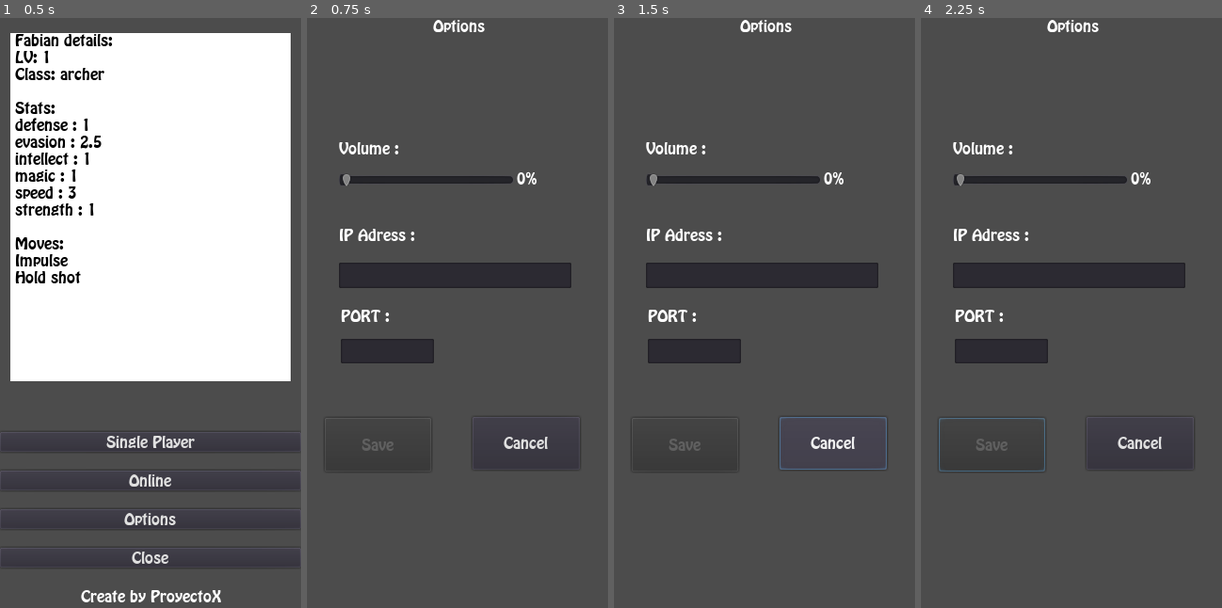
Above: before the commit, frames 1-4 (left to right).
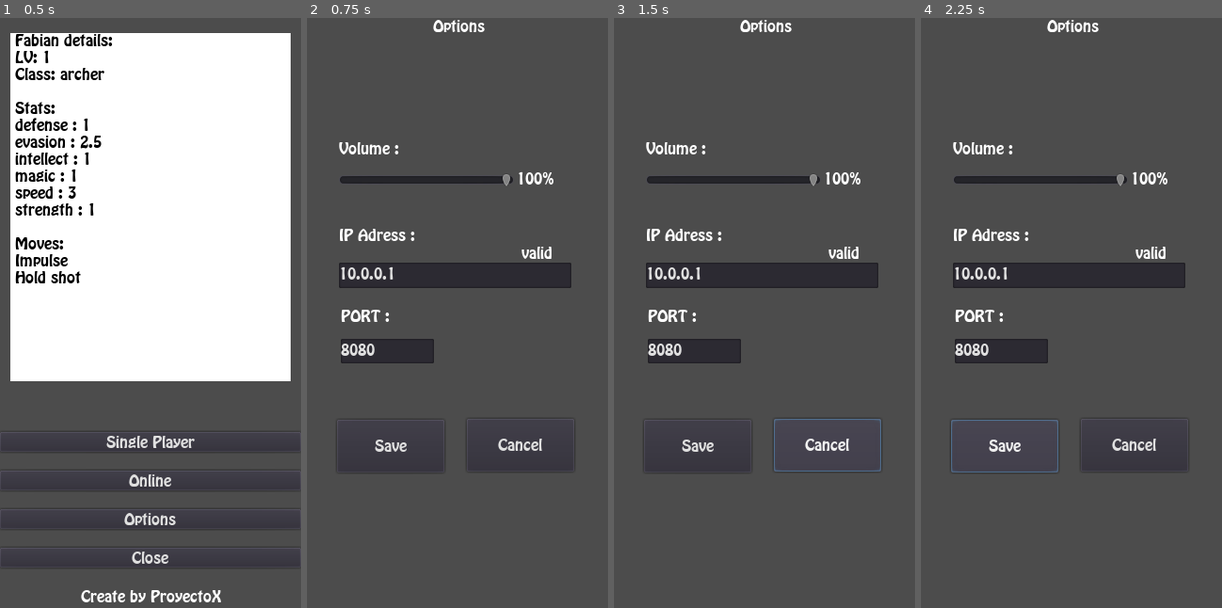
Above: after the commit, the same moments.

Repository: fresnohernandez99/socket-game
Game: Godot game, scene res://scenes/gui/MainMenu.tscn
The game is run twice, just before and just after one commit, with the same random seed, the same clock (stepped at 60 frames per second) and the same inputs.
Inputs (mouse positions are in pixels of both pictures, inside the frame that each line leads up to):
- Up to frame 1 (0.5 s): no input
- Up to frame 2 (0.75 s): click "Options" at 0.5 s
- Up to frame 3 (1.5 s): click "Cancel" at 1.25 s
- Up to frame 4 (2.25 s): click (1005, 448) at 2 s, where only the run after the commit has a clickable "Save"

Frame 1 is identical in both runs. In frame 2, 1.3% of the frame differs, in the area x 10-89%, y 25-74%; in frame 3, 1.7%, in the area x 10-91%, y 25-77%; in frame 4, 1.6%.

Commit message:
se valido el puerto se corrigio el tema de las varibles onready se ajusto un valor predeternimado se annadio escena de rename

Diff:
--- a/scenes/gui/Option.gd
+++ b/scenes/gui/Option.gd
@@ -1,62 +1,66 @@
 extends Control
-var ip
+
+
 var Bandera
 var volume
+
+onready var nodoVolume = $Volume/HSlider
+onready var nodoLabelVolume = $Volume/labelVolume
+onready var nodoIPText = $IP/IPtext
+onready var nodoIPValidInvalid = $IP/validInvalid
+onready var Savebtn = $Savebtn
+onready var nodoPort = $PORT/PORTtext
+
+var salvasOpcion = Persistence.data.option
+
+func _ready():
+	nodoIPText.text = salvasOpcion.ip
+	nodoPort.text =  salvasOpcion.port
+	print( salvasOpcion.volume)
+	nodoVolume.value = int(salvasOpcion.volume)
 
 
 func _process(delta):
 
-	volume = $Volume/HSlider.value
-	$Volume/labelVolume.text = str(volume)+"%"
-
-	if $IP/IPtext.text !="" :
-		$IP/validInvalid.text = "invalid"
-		$Savebtn.disabled = true
-	ip = $IP/IPtext.text
-
-	if  $IP/IPtext.text !="" && isValided(ip):
-		$IP/validInvalid.text = "valid"
-		$Savebtn.disabled = false
+	volume = nodoVolume.value
+	nodoLabelVolume.text = str(volume)+"%"
 
 
-func isValided(ip):
+	if  nodoIPText.text !="" && isValidedIP() && isValidarPort():
+		nodoIPValidInvalid.text = "valid"
+		Savebtn.disabled = false
+	else:
+		Savebtn.disabled = true
+
+
+
+func isValidedIP():
 	 var regex = RegEx.new()
 	 regex.compile( "^(25[0-5]|2[0-4][0-9]|[01]?[0-9][0-9]?)\\." +
 					"(25[0-5]|2[0-4][0-9]|[01]?[0-9][0-9]?)\\." +
 					"(25[0-5]|2[0-4][0-9]|[01]?[0-9][0-9]?)\\." +
 					"(25[0-5]|2[0-4][0-9]|[01]?[0-9][0-9]?)$")
 
-	 var result = regex.search(ip)
+	 var result = regex.search(nodoIPText.text)
+
 
 	 if result != null:
 			return true
 
+func isValidarPort():
+	var regex2 = RegEx.new()
+	regex2.compile("^([0-9])*$")
+
+	var resul = regex2.search(nodoPort.text)
+	if resul != null && nodoPort.text != "":
+		return  true
+	else:
+		return false
 
 
 
 
-
-
-
-#	var verdad = ip.split('.')
-#
-#	if verdad.size () != 5:
-#	   Bandera = false
-#	else:
-#		 Bandera = true
-#	for i in verdad:
-#
-#		if i > 2550 :
-#			print("es Mayor que 255")
-#			Bandera = false
-#
-#		if i < "0" :
-#			Bandera = false
-#
-#		#if /^[0][0-9]{1,2}/.test(verdad[i]):
-#			#return false
-#
-#			if verdad.size() == 4 && verdad[3] !='' :
-#				print(verdad[verdad.size()-1])
-#				Bandera =true
-# return Bandera
+func _on_Savebtn_pressed():
+	salvasOpcion.ip = nodoIPText.text
+	salvasOpcion.port = nodoPort.text
+	print(nodoIPText.text)
--- a/scenes/gui/Option.tscn
+++ b/scenes/gui/Option.tscn
@@ -16,12 +16,14 @@
 align = 1
 
 [node name="Savebtn" type="Button" parent="."]
-anchor_top = 0.71
-anchor_bottom = 0.71
-margin_left = 22.0
-margin_top = -28.27
-margin_right = 135.0
-margin_bottom = 28.73
+anchor_left = 1.0
+anchor_top = 0.5
+anchor_right = 1.0
+anchor_bottom = 0.5
+margin_left = -294.0
+margin_top = 107.5
+margin_right = -180.0
+margin_bottom = 163.5
 disabled = true
 text = "Save"
 
@@ -30,10 +32,10 @@
 anchor_top = 0.5
 anchor_right = 1.0
 anchor_bottom = 0.5
-margin_left = -150.0
-margin_top = 104.5
-margin_right = -36.0
-margin_bottom = 160.5
+margin_left = -156.0
+margin_top = 106.5
+margin_right = -42.0
+margin_bottom = 162.5
 text = "Cancel"
 
 [node name="Volume" type="Label" parent="."]
@@ -85,3 +87,6 @@
 margin_top = 32.0
 margin_right = 99.0
 margin_bottom = 58.0
+
+[connection signal="pressed" from="Savebtn" to="." method="_on_Savebtn_pressed"]
+[connection signal="pressed" from="Cancelbtn" to="." method="_on_Cancelbtn_pressed"]
--- /dev/null
+++ b/scenes/gui/Rename.gd
@@ -0,0 +1,16 @@
+extends Control
+
+onready var NamePlayer = $Name/NameText
+onready var Save = $Save
+onready var famele = $Sex/Female
+onready var male =$Sex/Male
+
+
+func _ready():
+	  NamePlayer.text=Persistence.data.namePlayer.name
+
+func _process(delta):
+
+	if NamePlayer.text =="":
+			if  male.pressed == false:
+					$Save.disabled = true
--- /dev/null
+++ b/scenes/gui/Rename.tscn
@@ -0,0 +1,73 @@
+[gd_scene load_steps=2 format=2]
+
+[ext_resource path="res://scenes/gui/Rename.gd" type="Script" id=1]
+
+[node name="Control" type="Control"]
+margin_right = 324.0
+margin_bottom = 644.0
+script = ExtResource( 1 )
+
+[node name="Rename" type="Label" parent="."]
+anchor_left = 0.5
+anchor_right = 0.5
+margin_left = -29.0
+margin_top = 18.0
+margin_right = 29.0
+margin_bottom = 35.0
+text = "Rename"
+
+[node name="Name" type="Label" parent="."]
+anchor_top = 0.5
+anchor_bottom = 0.5
+margin_left = 34.0
+margin_top = -160.0
+margin_right = 85.0
+margin_bottom = -145.0
+text = "Name :"
+
+[node name="NameText" type="TextEdit" parent="Name"]
+margin_left = 4.0
+margin_top = 37.0
+margin_right = 233.0
+margin_bottom = 63.0
+
+[node name="Sex" type="Label" parent="."]
+margin_left = 39.0
+margin_top = 301.0
+margin_right = 81.0
+margin_bottom = 329.0
+text = "Sex :"
+
+[node name="Male" type="CheckBox" parent="Sex"]
+margin_left = 54.0
+margin_top = 16.0
+margin_right = 116.0
+margin_bottom = 40.0
+action_mode = 0
+text = "Male"
+
+[node name="Female" type="CheckBox" parent="Sex"]
+margin_left = 138.0
+margin_top = 6.0
+margin_right = 217.0
+margin_bottom = 49.0
+action_mode = 0
+text = "Female"
+
+[node name="Save" type="Button" parent="."]
+anchor_left = 1.0
+anchor_top = 0.5
+anchor_right = 1.0
+anchor_bottom = 0.5
+margin_left = -314.0
+margin_top = 70.0
+margin_right = -183.0
+margin_bottom = 121.0
+text = "Save"
+
+[node name="Cancel" type="Button" parent="."]
+margin_left = 165.0
+margin_top = 390.0
+margin_right = 300.0
+margin_bottom = 441.0
+text = "Cancel"
--- a/scripts/persistense/Persistence.gd
+++ b/scripts/persistense/Persistence.gd
@@ -7,8 +7,20 @@
 
 
 var is_loaded = false
+var option = {
+	"ip": '10.0.0.1',
+	"volume" : "100",
+	"port" : "8080"
+}
+var namePlayer = {
+	 "name":"Player",
+	 "sexo":" "
+}
+var data = {
+	"option": option,
+	"namePlayer": namePlayer
+}
 
-var data = {}
 var heroHandler = HeroHandler.new()
 
 func _ready():
